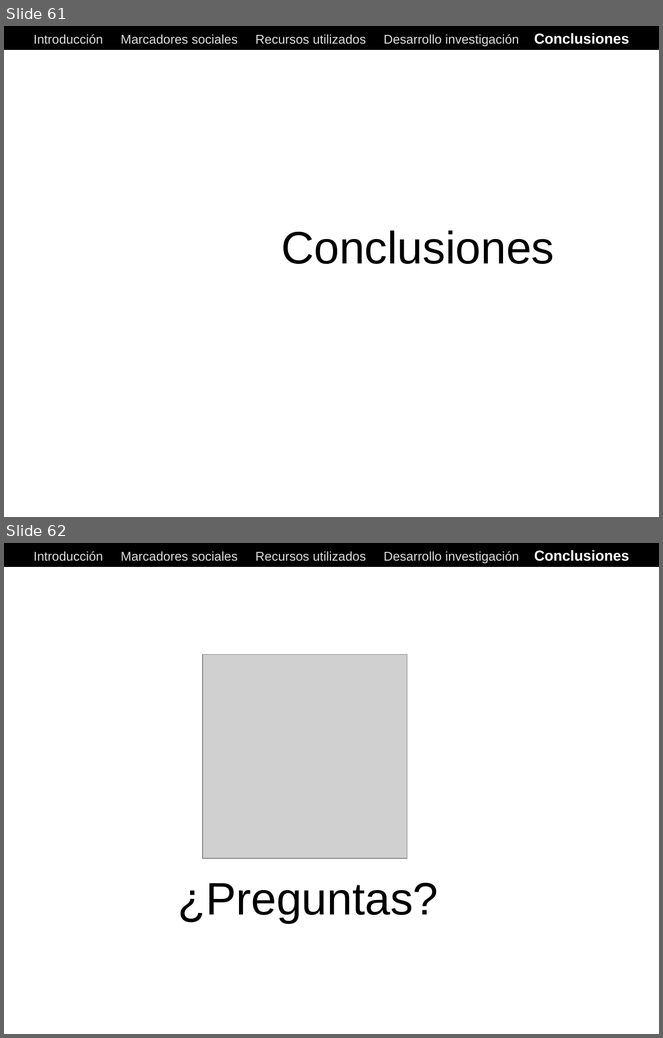
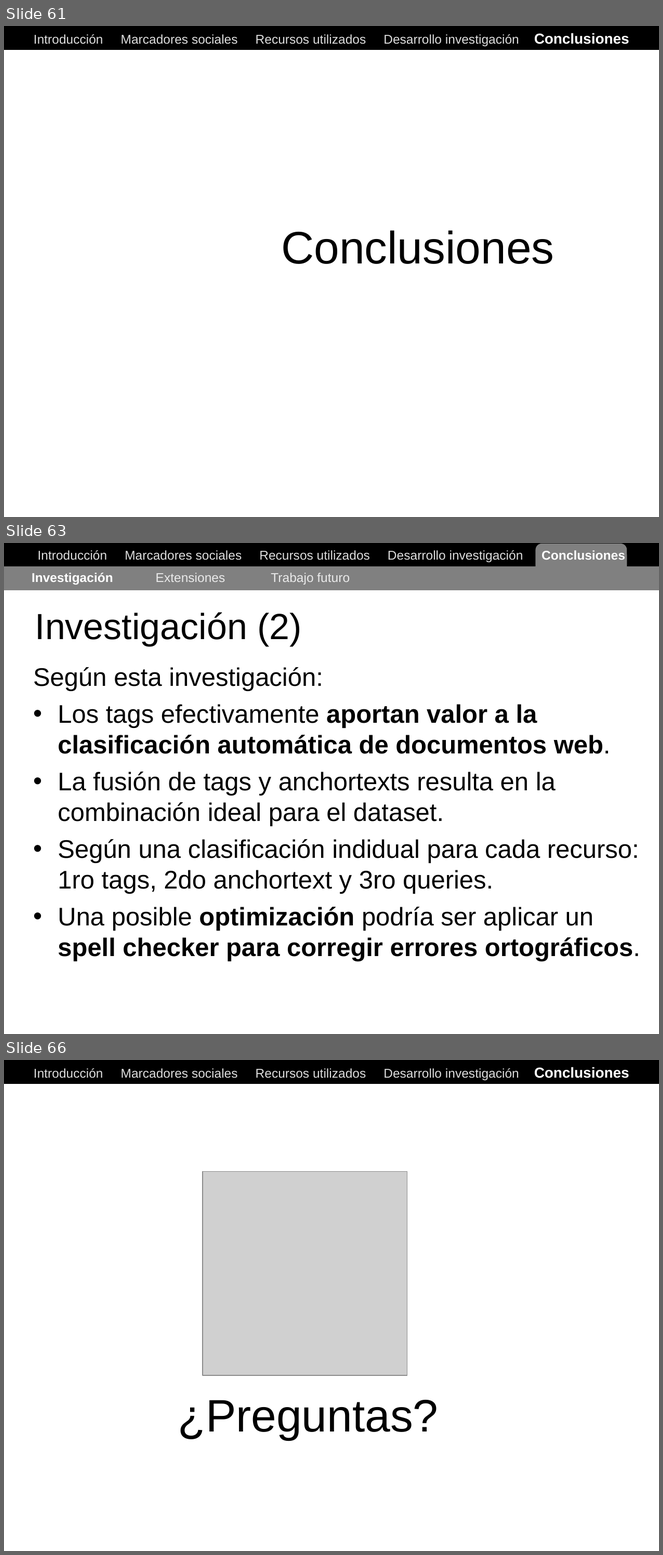
Before and after one commit to ak907kenai/nicotournetesis, a slide deck: docs_trunk/Nicolás Tourné - Presentación Tesis (v1).ppt. Shown one above the other, each under a label of ours: slides 61 and 62 before the commit, slides 61, 63 and 66 after it; the slides between them are not shown. The pictures are 663x1038 and 663x1555 pixels, drawn with LibreOffice and Linux fonts; fonts in the diff are those of the drawing; grey boxes stand for pictures. Boxes give left, top, right and bottom in pixels: in the first picture for what was removed or moved away, otherwise in the second. Text is boxed around its words. In the diff, an @@ line names an element or a change of style, - is before the commit and + after.

```diff
--- a/docs_trunk/Nicolás Tourné - Presentación Tesis (v1).ppt
+++ b/docs_trunk/Nicolás Tourné - Presentación Tesis (v1).ppt
@@ slide 63 added at [4, 543, 659, 1034], background #FFFFFF @@
@@ rectangle added at [4, 543, 659, 566], fill #000000, outline #000000 0.74 pt @@
@@ text added at [38, 550, 625, 562], 14 pt, text #DDDDDD @@
+Introducción Marcadores sociales Recursos utilizados Desarrollo investigación Conclusiones
@@ rounded rectangle added at [535, 544, 627, 583], fill #808080 @@
@@ rectangle added at [4, 566, 659, 590], fill #808080 @@
@@ text added at [32, 573, 350, 585], 14 pt, text #EAEAEA @@
+Investigación Extensiones Trabajo futuro
@@ title added at [35, 612, 302, 646], 40 pt, text #000000 @@
+Investigación (2)
@@ text added at [33, 667, 640, 962], 28 pt, text #000000 @@
+Según esta investigación:
+• Los tags efectivamente aportan valor a la clasificación automática de documentos web.
+• La fusión de tags y anchortexts resulta en la combinación ideal para el dataset.
+• Según una clasificación indidual para cada recurso: 1ro tags, 2do anchortext y 3ro queries.
+• Una posible optimización podría ser aplicar un spell checker para corregir errores ortográficos.
@@ what was slide 62 is now slide 66 @@
```
Also in this commit, not shown: 3 other slides added, 1 other file.
